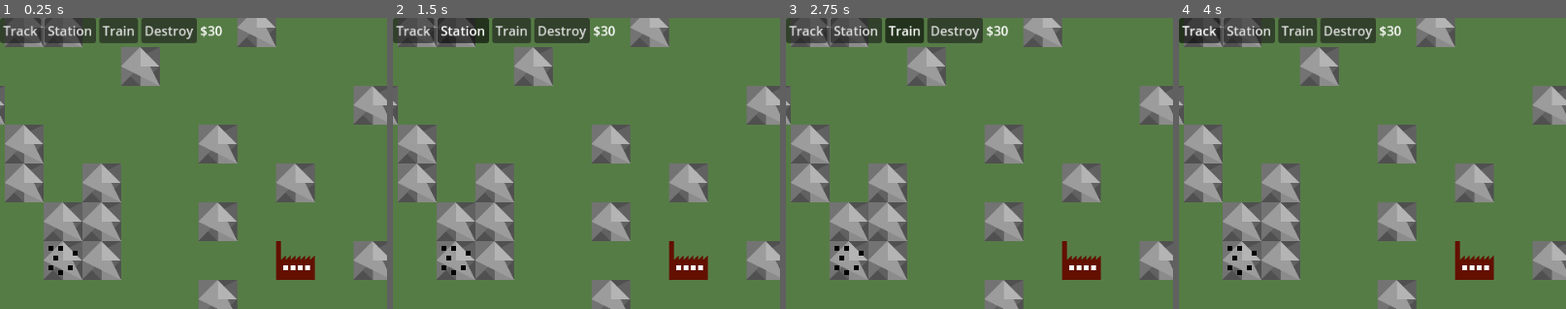
Above: before the commit, frames 1-4 (left to right).
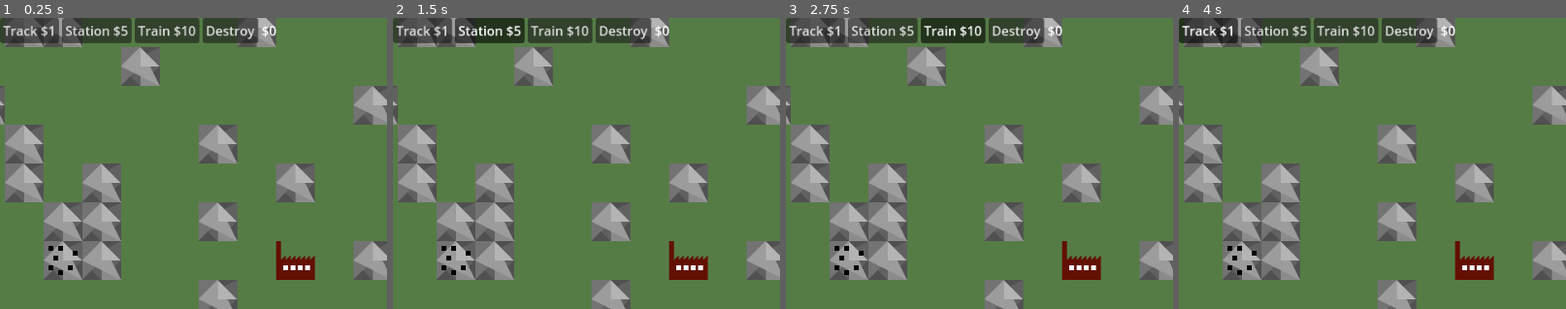
Above: after the commit, the same moments.

Repository: Godsmith/trainfinity3
Game: Godot game, scene res://scenes/overground.tscn
Two runs of this game, one before a commit and one after it. Both use one fixed random seed, a clock stepped at 60 frames per second and the inputs below.
Inputs:
- Up to frame 1 (0.25 s): no input
- Up to frame 2 (1.5 s): click "Track" (after the commit: "Track $1") at 0.5 s; click "Station" (after the commit: "Station $5") at 1.25 s
- Up to frame 3 (2.75 s): click "Train" (after the commit: "Train $10") at 2 s
- Up to frame 4 (4 s): click "Destroy" at 2.75 s; click "Track" (after the commit: "Track $1") at 3.5 s
The pictures show only the part of the screen within x 0-50%, y 0-50%; the shares and areas given below are measured in that part.

The runs differ from the first frame. In frame 1, 2.5% of the frame differs, in the area x 10-72%, y 0-9%; in frame 2, 2.6%; in frame 3, 2.6%; in frame 4, 2.5%.

Commit message:
Increase prices exponentially

Diff:
--- a/scenes/gui.gd
+++ b/scenes/gui.gd
@@ -5,6 +5,11 @@
 func show_money(money: int):
 	$HBoxContainer/Money.text = "$%s" % money
 
+func update_prices(prices: Dictionary[Global.Asset, float]):
+	$HBoxContainer/TrackButton.text = "Track $%s" % floori(prices[Global.Asset.TRACK])
+	$HBoxContainer/StationButton.text = "Station $%s" % floori(prices[Global.Asset.STATION])
+	$HBoxContainer/TrainButton.text = "Train $%s" % floori(prices[Global.Asset.TRAIN])
+
 func unpress_all():
 	for button: Button in find_children("", "Button", true):
 		button.set_pressed_no_signal(false)
--- a/scripts/game.gd
+++ b/scripts/game.gd
@@ -51,19 +51,53 @@
 
 @onready var camera = $Camera2D
 @onready var gui: Gui = $Gui
+@onready var bank = Bank.new(gui)
 
 var selected_station: Station = null
 
 @export_range(0.0, 1.0) var wall_chance: float = 0.3
 @export_range(0.0, 1.0) var ore_chance: float = 0.1
-@export var track_price := 1
-@export var station_price := 5
-@export var train_price := 10
-
-# TODO: hide inside class to enforce display update
-var money := 30
 
 var wall_position_set: Dictionary[Vector2i, int] = {}
+
+class Bank:
+	const _start_price := {
+		Global.Asset.TRACK: 1.0,
+		Global.Asset.STATION: 5.0,
+		Global.Asset.TRAIN: 10.0
+	}
+	var _current_price: Dictionary[Global.Asset, float] = {
+		Global.Asset.TRACK: _start_price[Global.Asset.TRACK],
+		Global.Asset.STATION: _start_price[Global.Asset.STATION],
+		Global.Asset.TRAIN: _start_price[Global.Asset.TRAIN]
+	}
+
+	const _INCREASE_FACTOR := 1.5
+
+	var money := 30
+	var gui: Gui
+
+	func _init(gui_: Gui):
+		gui = gui_
+		gui.update_prices(_current_price)
+
+
+	func cost(asset: Global.Asset, amount := 1) -> int:
+		return amount * floori(_current_price[asset])
+
+	func can_afford(asset: Global.Asset, amount := 1) -> bool:
+		return cost(asset, amount) <= money
+
+	func buy(asset: Global.Asset, amount := 1):
+		money -= cost(asset, amount)
+		_current_price[asset] *= _INCREASE_FACTOR
+		gui.show_money(money)
+		gui.update_prices(_current_price)
+
+	func earn(amount: int):
+		self.money += amount
+		gui.show_money(money)
+
 
 func _real_stations() -> Array:
 	return get_tree().get_nodes_in_group("stations").filter(func(station): return !station.is_ghost)
@@ -95,7 +129,6 @@
 	$Gui/HBoxContainer/DestroyButton.connect("toggled", _on_destroybutton_toggled)
 	$Timer.connect("timeout", _on_timer_timeout)
 	_generate_map()
-	gui.show_money(money)
 
 
 func _generate_map():
@@ -188,8 +221,7 @@
 
 
 func _try_create_tracks():
-	var cost = len(ghost_tracks) * track_price
-	if cost > money:
+	if not bank.can_afford(Global.Asset.TRACK, len(ghost_tracks)):
 		_reset_ghost_tracks()
 		return
 
@@ -211,8 +243,7 @@
 		ids.append(astar_id_from_position[ghost_track_position])
 	for i in range(1, len(ids)):
 		astar.connect_points(ids[i - 1], ids[i])
-	money -= cost
-	gui.show_money(money)
+	bank.buy(Global.Asset.TRACK, len(ghost_tracks))
 	ghost_tracks.clear()
 
 func _add_position_to_astar(new_position: Vector2):
@@ -271,15 +302,14 @@
 ###################################################################
 
 func _try_create_station(station_position: Vector2):
-	if money < station_price:
+	if not bank.can_afford(Global.Asset.STATION):
 		return
 	var station = STATION.instantiate()
 	station.position = station_position
 	_add_position_to_astar(station_position)
 	station.station_clicked.connect(_station_clicked)
 	add_child(station)
-	money -= station_price
-	gui.show_money(money)
+	bank.buy(Global.Asset.STATION)
 
 func _station_clicked(station: Station):
 	if gui_state == GUI_STATE.TRAIN1:
@@ -299,7 +329,7 @@
 		station.queue_free()
 
 func _try_create_train(station1: Station, station2: Station):
-	if money < train_price:
+	if not bank.can_afford(Global.Asset.TRAIN):
 		return
 	var id1 = astar_id_from_position[station1.position.round()]
 	var id2 = astar_id_from_position[station2.position.round()]
@@ -310,8 +340,7 @@
 			train.set_path(point_path)
 			train.end_reached.connect(_on_train_reaches_end)
 			add_child(train)
-			money -= train_price
-			gui.show_money(money)
+			bank.buy(Global.Asset.TRAIN)
 
 
 ###################################################################
@@ -339,8 +368,7 @@
 	for factory in get_tree().get_nodes_in_group("factories"):
 		if Global.is_orthogonally_adjacent(factory.get_global_position(),
 										   Vector2i(train.get_train_position())):
-			money += train.ore
-			gui.show_money(money)
+			bank.earn(train.ore)
 			train.ore = 0
 
 	for station in _real_stations():
--- a/scripts/global.gd
+++ b/scripts/global.gd
@@ -3,6 +3,8 @@
 class_name Global
 
 const TILE_SIZE := 16
+
+enum Asset {TRACK, STATION, TRAIN}
 
 static func is_orthogonally_adjacent(position1: Vector2i, position2: Vector2i) -> bool:
 	for delta in [Vector2i(TILE_SIZE, 0), Vector2i(-TILE_SIZE, 0),
